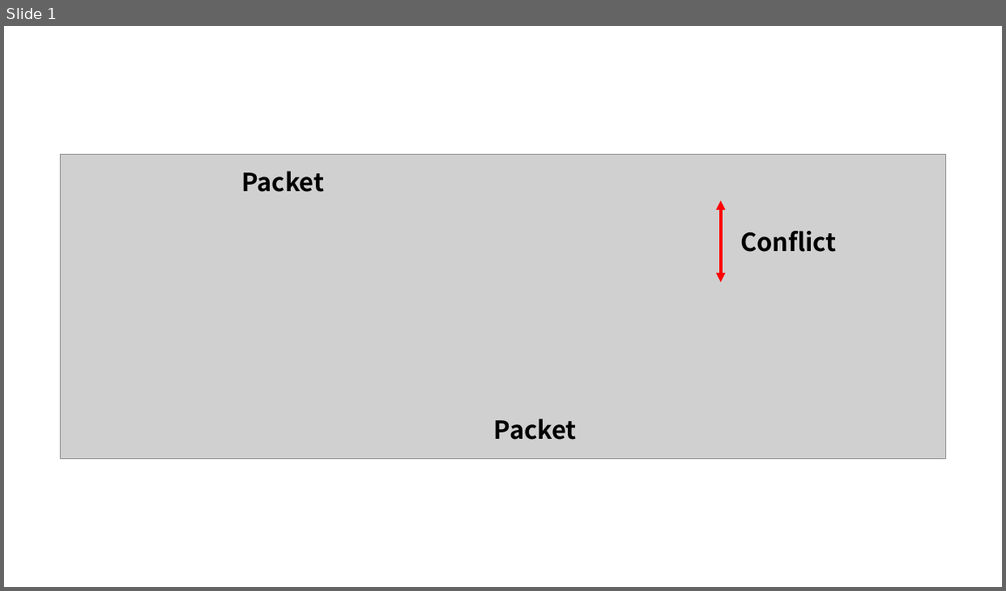
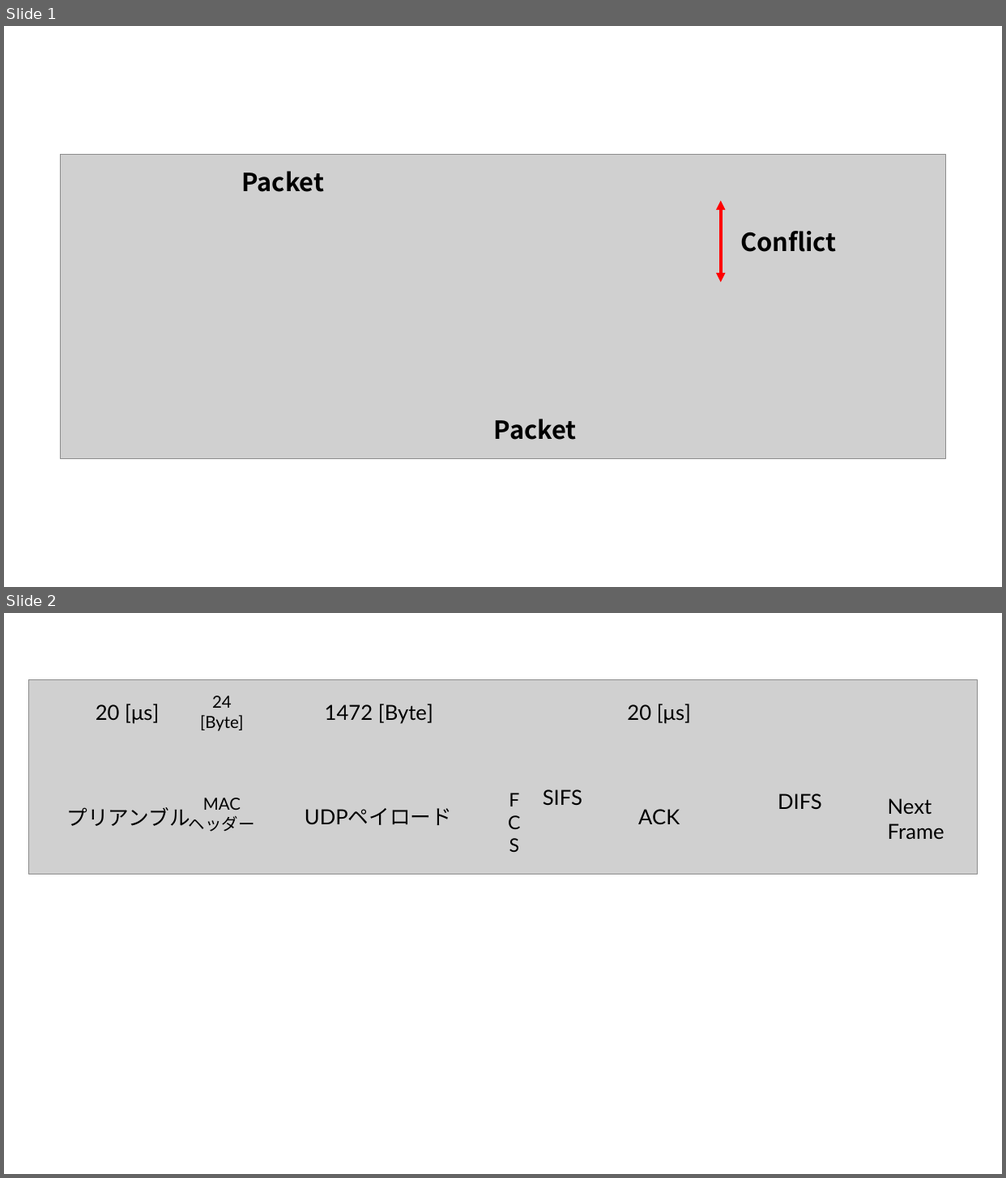
Before and after one commit to ShitaLab-TMCIT/IEEE802.11simulator, a slide deck: preprint/assets/asesets.pptx. Shown one above the other, each under a label of ours: slide 1 before the commit, slides 1 and 2 after it. The pictures are 1006x591 and 1006x1178 pixels, drawn with LibreOffice and Linux fonts; fonts in the diff are those of the drawing; grey boxes stand for pictures. Boxes give left, top, right and bottom in pixels: in the first picture for what was removed or moved away, otherwise in the second. Text is boxed around its words. In the diff, an @@ line names an element or a change of style, - is before the commit and + after.

```diff
--- a/preprint/assets/asesets.pptx
+++ b/preprint/assets/asesets.pptx
@@ slide 2 added at [4, 613, 1002, 1174], background #FFFFFF @@
@@ group added at [28, 679, 978, 874]: 12 texts, 1 picture @@
+20 [μs]
+24
+[Byte]
+F
+C
+S
+1472 [Byte]
+SIFS
+DIFS
+UDPペイロード
+ACK
+20 [μs]
+プリアンブル
+Next
+Frame
+MAC
+ヘッダー
```
Also in this commit, not shown: 1 slide removed, 5 other files.
